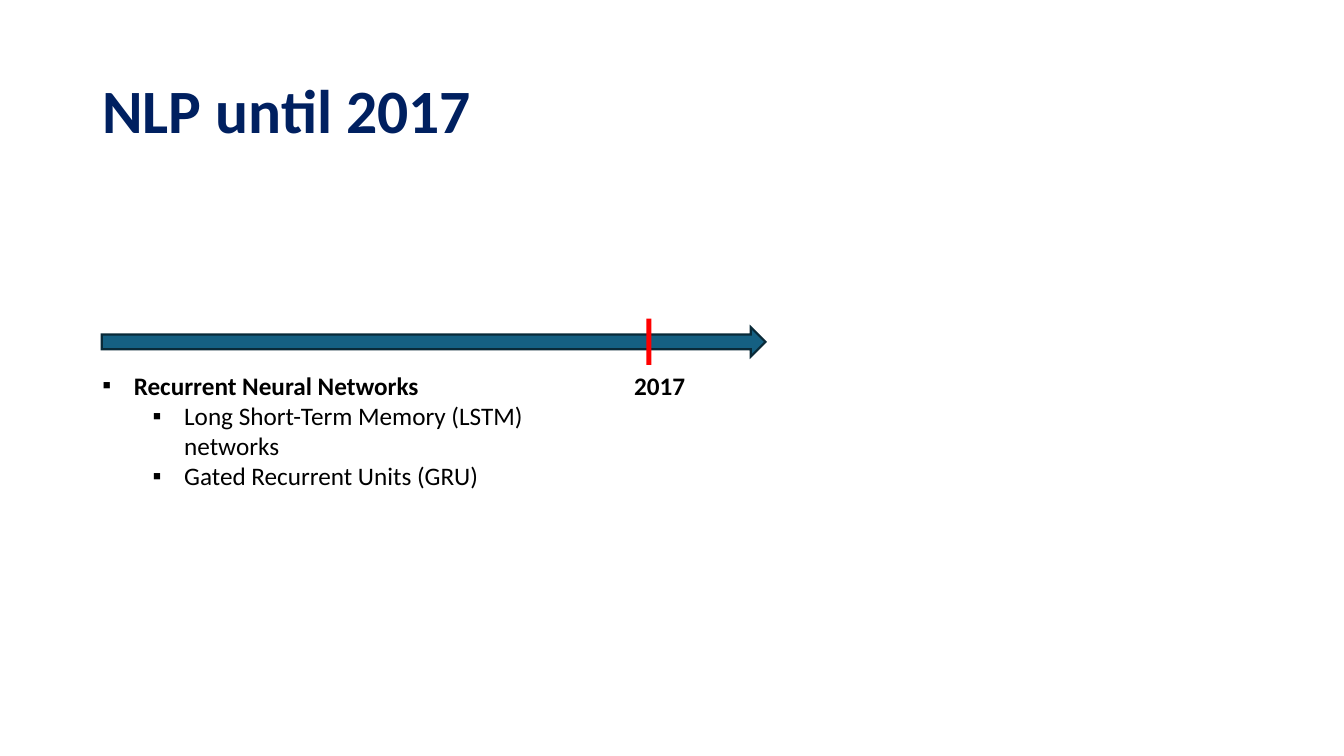
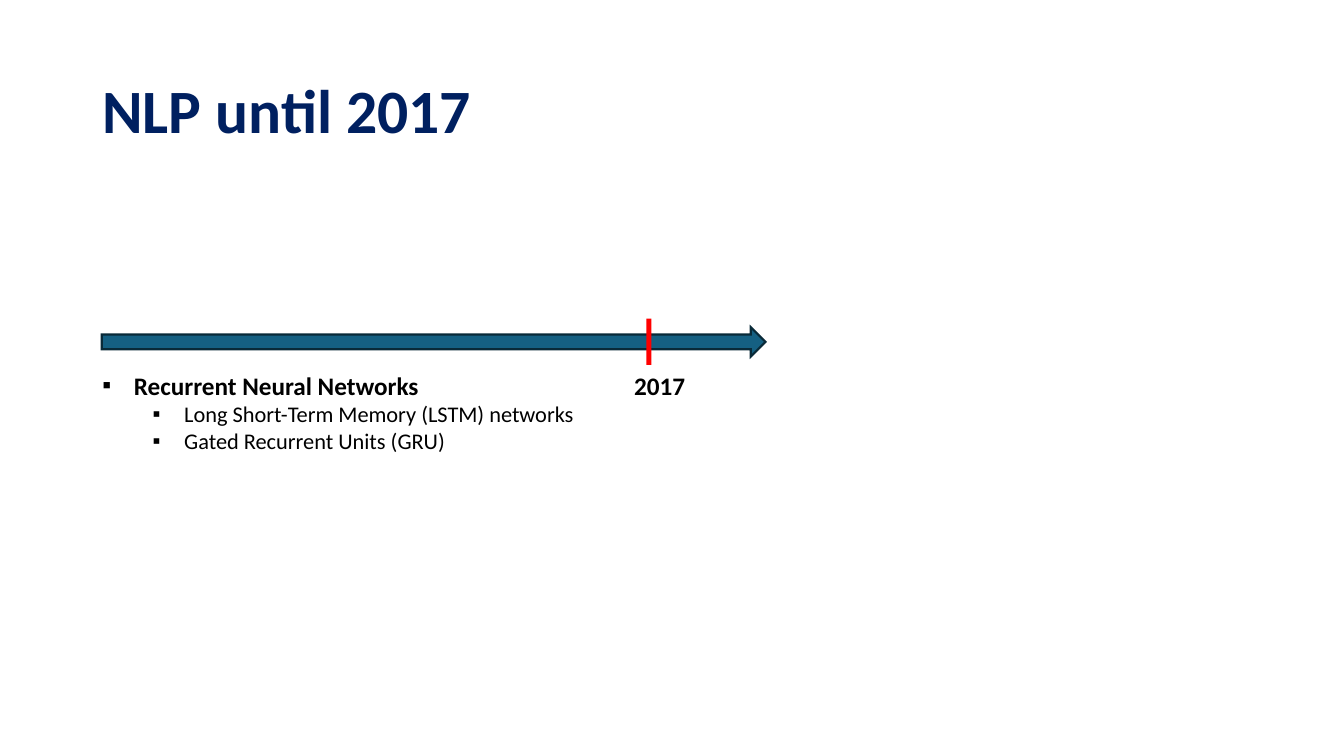
Before and after one commit to tanquangduong/transformer-pt, a slide deck: slide 4 of presentation/Introduction to Transformer.pptx (slide 3 before the commit). Drawn at 1344x756 pixels with LibreOffice and Linux fonts; fonts in the diff are those of the drawing. Boxes give left, top, right and bottom in pixels: in the first picture for what was removed or moved away, otherwise in the second. Text is boxed around its words. In the diff, an @@ line names an element or a change of style, - is before the commit and + after.

```diff
--- a/presentation/Introduction to Transformer.pptx
+++ b/presentation/Introduction to Transformer.pptx
@@ text at <box>184,406,573,452</box>: size 18 to 16 pt in "Long Short-Term Memory (LSTM) networks", "Gated Recurrent Units (GRU)" @@
```
Also in this commit, not shown: 8 other slides changed, 9 slides added, 2 other files.
